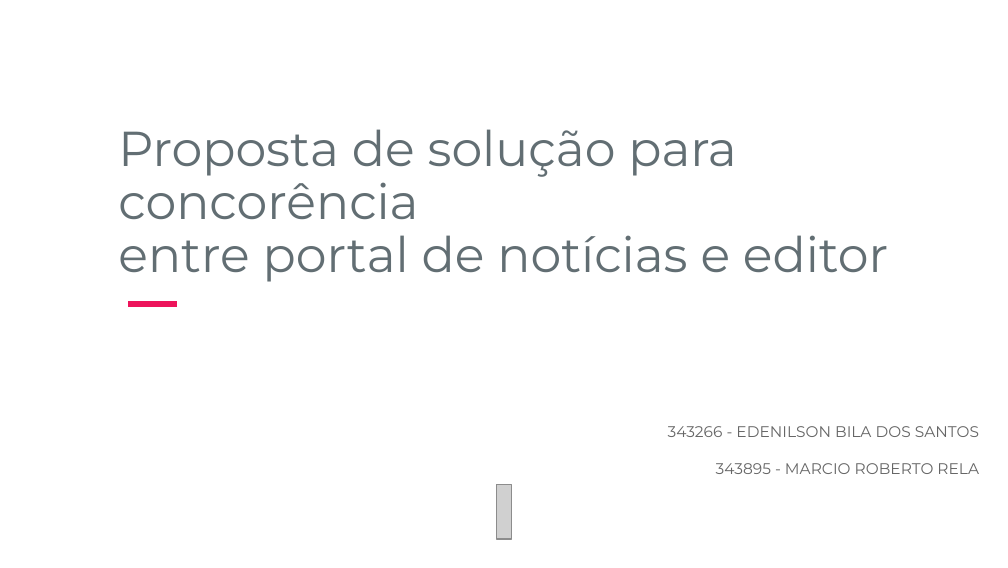
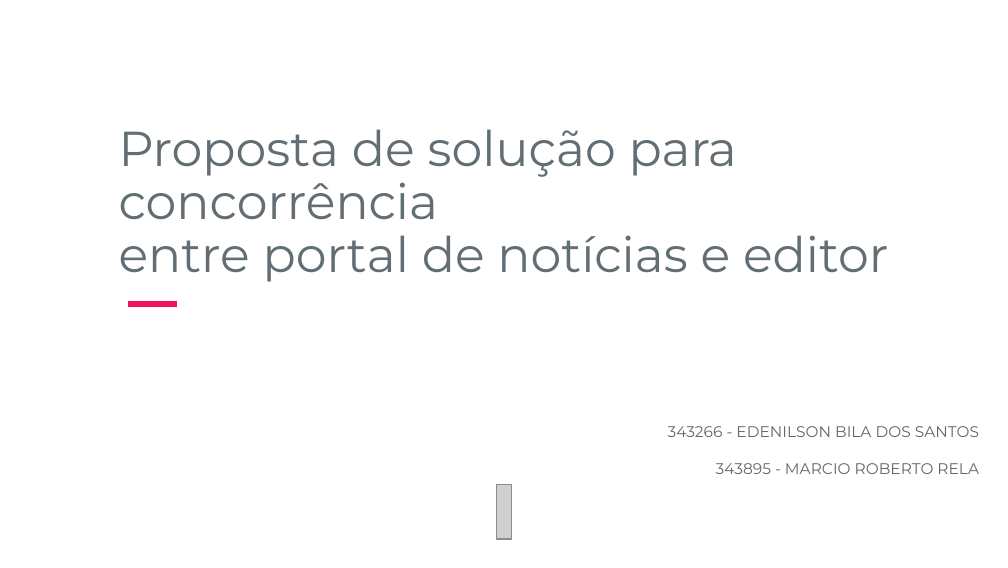
Before and after one commit to marciorela/fiap-trabalho-BancoDadosPeristencia-Concorrencia, a slide deck: slide 2 of 01.Documentos/Apresentação.pptx. Drawn at 1008x568 pixels with LibreOffice and Linux fonts; fonts in the diff are those of the drawing; grey boxes stand for pictures; background and template pictures are left out. Boxes give left, top, right and bottom in pixels: in the first picture for what was removed or moved away, otherwise in the second. Text is boxed around its words. In the diff, an @@ line names an element or a change of style, - is before the commit and + after.

```diff
--- a/01.Documentos/Apresentação.pptx
+++ b/01.Documentos/Apresentação.pptx
@@ text at bbox=[119, 129, 888, 282]: text changed @@
-Proposta de solução para concorência
-entre portal de notícias e editor
+Proposta de solução para concorrência
+entre portal de notícias e editor
```
Also in this commit, not shown: 3 other slides changed, 4 slides added, 1 other file.
